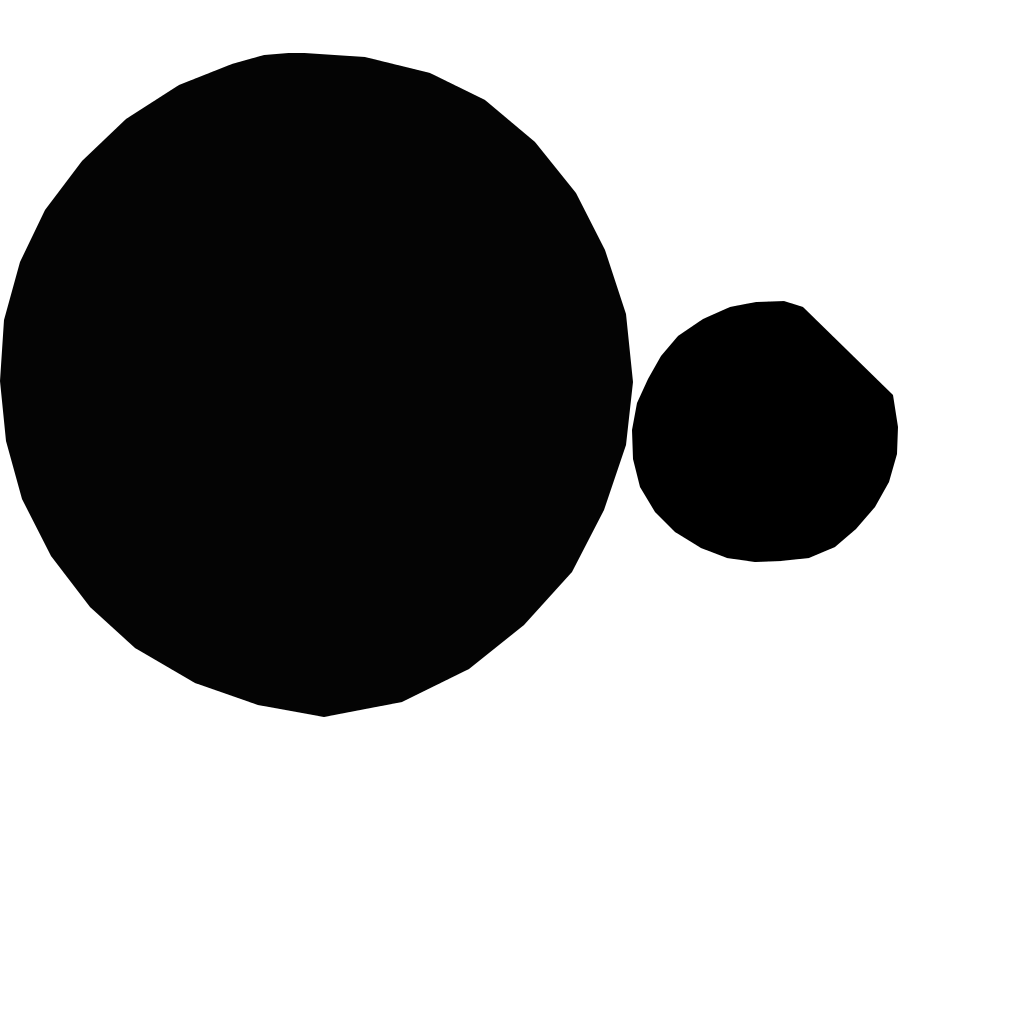
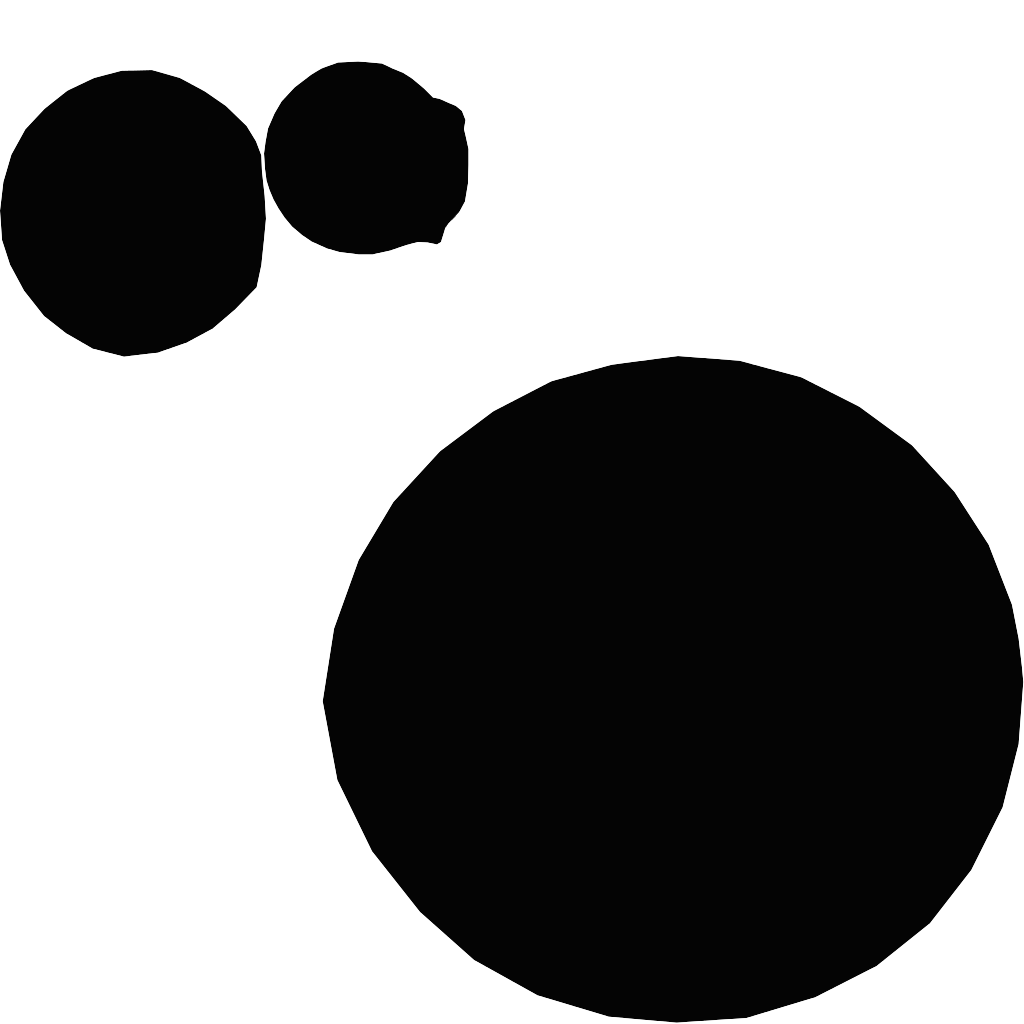
Comparing the layer stacks of the two (1024, 1024) images. Changes:
painted on "レイヤー" over [0, 53, 1024, 1023]
painted on "link_5_wire.png" over [0, 53, 1024, 1023]
